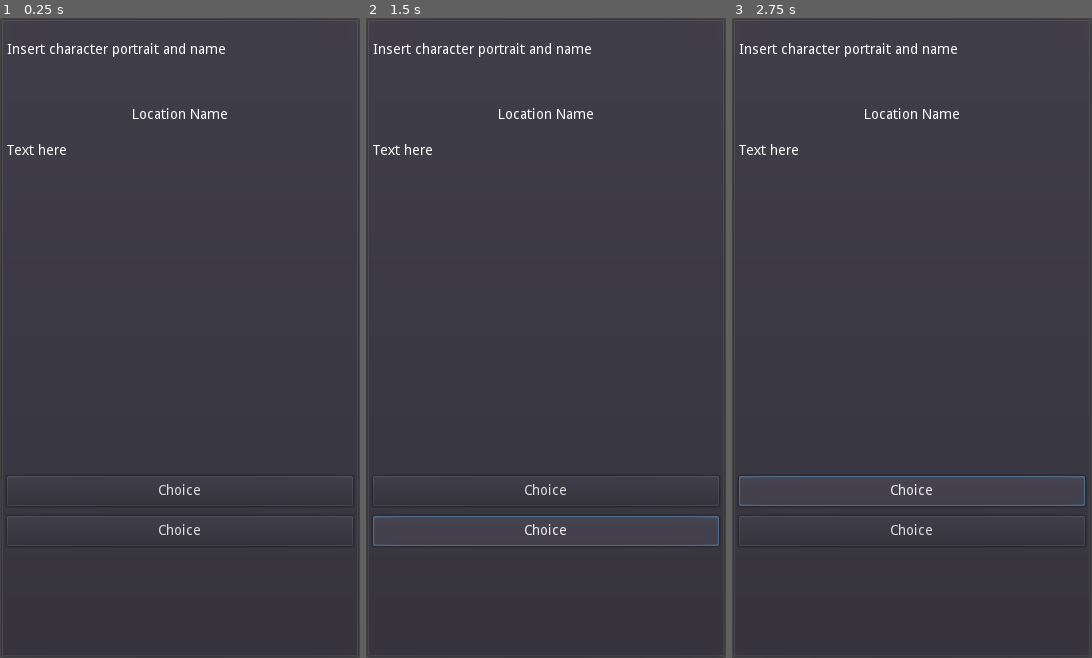
Above: before the commit, frames 1-3 (left to right).
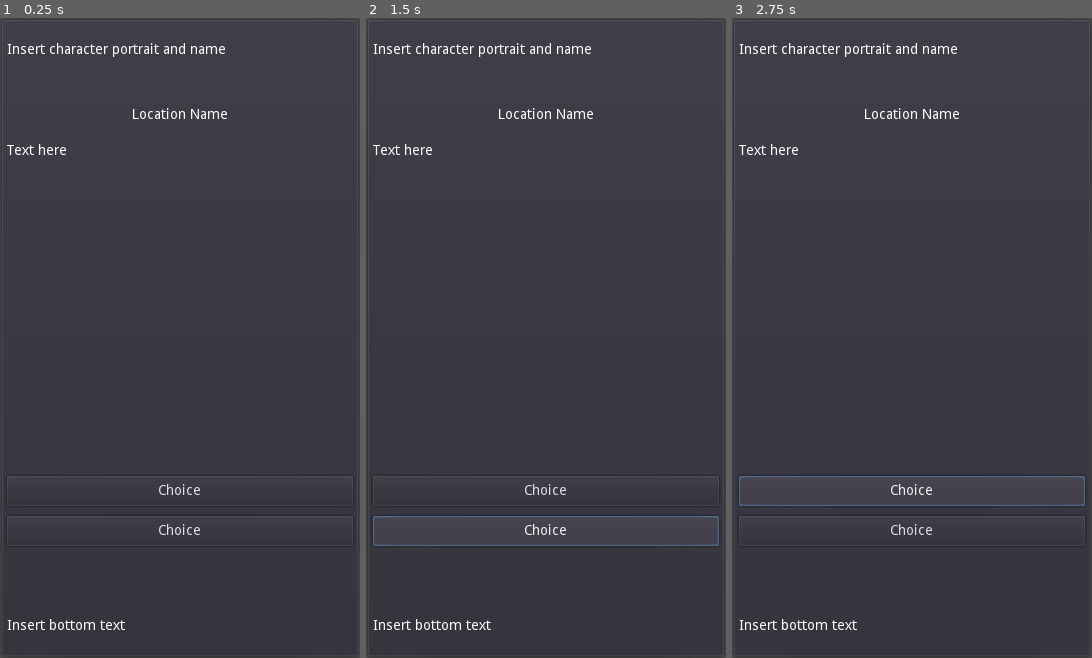
Above: after the commit, the same moments.

Repository: philipuriarte/A-Churchyard-of-Orphans
Game: Godot game, scene res://Scenes/GameScreen.tscn
The game is run twice, just before and just after one commit, with the same random seed, the same clock (stepped at 60 frames per second) and the same inputs. This scene is started directly instead of the project's main scene.
Inputs:
- Up to frame 1 (0.25 s): no input
- Up to frame 2 (1.5 s): click "Choice" at 0.5 s; click "Choice" at 1.25 s
- Up to frame 3 (2.75 s): click "Choice" at 2 s

The runs differ from the first frame. In frame 1, 0.2% of the frame differs, in the area x 1-35%, y 93-96%; in frame 2, 0.2%; in frame 3, 0.2%.

Commit message:
Add BottomText node

Diff:
--- a/Scenes/GameScreen.tscn
+++ b/Scenes/GameScreen.tscn
@@ -62,3 +62,9 @@
 margin_right = 346.0
 margin_bottom = 626.0
 rect_min_size = Vector2( 0, 50 )
+
+[node name="BottomText" type="Label" parent="MarginContainer/MainCointainer/BottomContainer"]
+margin_top = 18.0
+margin_right = 118.0
+margin_bottom = 32.0
+text = "Insert bottom text"
